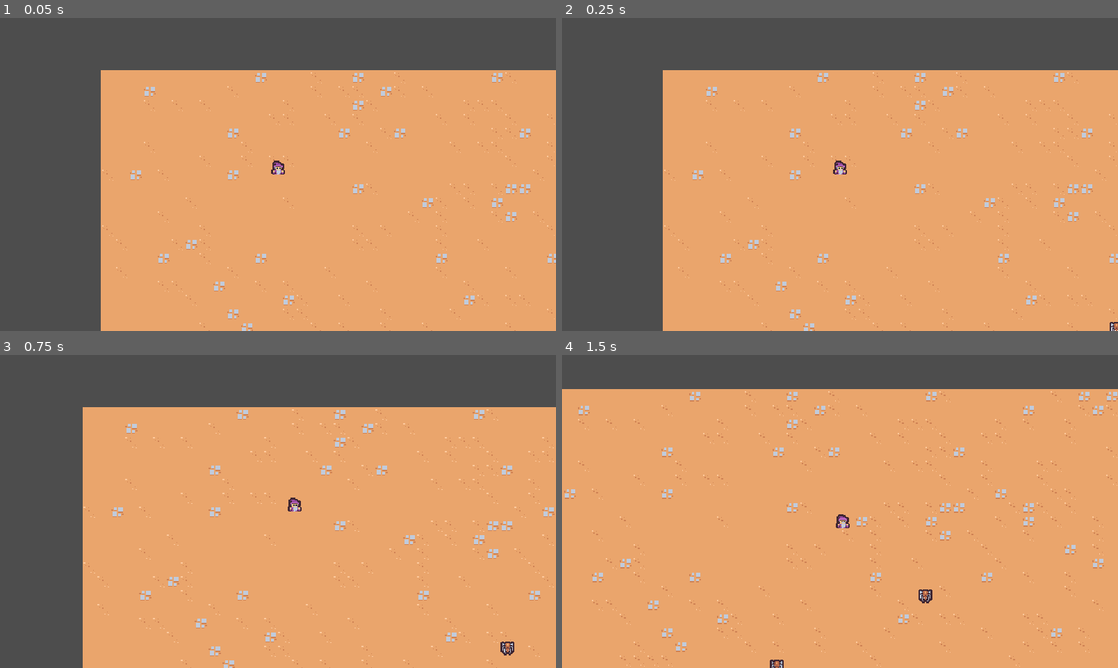
Above: before the commit, frames 1-4 (two rows, left to right).
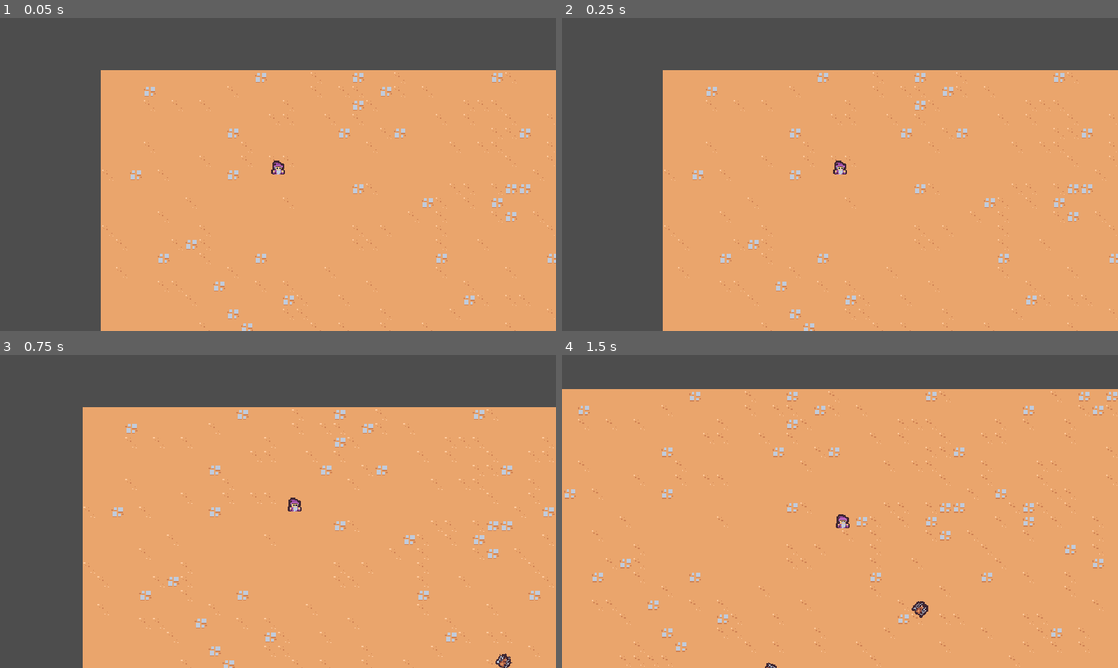
Above: after the commit, the same moments.

Repository: one19/asset-flib
Game: Godot game, scene res://scenes/main/main.tscn
The game is run twice, just before and just after one commit, with the same random seed, the same clock (stepped at 60 frames per second) and the same inputs.
Inputs:
- Up to frame 1 (0.05 s): no input
- Up to frame 2 (0.25 s): no input
- Up to frame 3 (0.75 s): hold D (our-move-right) from 0.53 s (still down)
- Up to frame 4 (1.5 s): release D (our-move-right) at 1.28 s; hold S (our-move-down) from 1.28 s (still down)

Frame 1 is identical in both runs. In frame 2, less than 0.1% of the frame differs, in the area x 98-100%, y 97-100%; in frame 3, 0.2%; in frame 4, 0.3%, in the area x 36-67%, y 74-100%.

Commit message:
:sparkles: add killing enemies with the sword.

Diff:
--- a/project.godot
+++ b/project.godot
@@ -50,6 +50,12 @@
 ]
 }
 
+[layer_names]
+
+2d_physics/layer_1="terrain"
+2d_physics/layer_2="player"
+2d_physics/layer_3="enemies"
+
 [rendering]
 
 textures/canvas_textures/default_texture_filter=0
--- a/scenes/abilities/swordAbility/controller.gd
+++ b/scenes/abilities/swordAbility/controller.gd
@@ -30,6 +30,15 @@
 		return aDistance < bDistance
 	)
 
+	# spawn the sword as a child of the player
 	var swordInstance = swordAbility.instantiate() as Node2D
 	player.get_parent().add_child(swordInstance)
-	swordInstance.global_position = enemies[0].global_position
+
+	# set the sword location somewhere randomly rotated around the nearest enemy
+	# and offset it by 4 pixels so it should generally hit them
+	var randomDistance = Vector2.RIGHT.rotated(randf_range(0, TAU) * 5)
+	swordInstance.global_position = enemies[0].global_position + randomDistance
+
+	# align the sword towards the enemy
+	var enemyDirection = enemies[0].global_position - swordInstance.global_position
+	swordInstance.rotation = enemyDirection.angle()
--- a/scenes/abilities/swordAbility/sword_ability.tscn
+++ b/scenes/abilities/swordAbility/sword_ability.tscn
@@ -44,6 +44,18 @@
 "method": &"queue_free"
 }]
 }
+tracks/3/type = "value"
+tracks/3/imported = false
+tracks/3/enabled = true
+tracks/3/path = NodePath("Area2D/CollisionShape2D:disabled")
+tracks/3/interp = 1
+tracks/3/loop_wrap = true
+tracks/3/keys = {
+"times": PackedFloat32Array(0, 0.2, 0.5),
+"transitions": PackedFloat32Array(1, 1, 1),
+"update": 1,
+"values": [true, false, true]
+}
 
 [sub_resource type="Animation" id="Animation_curwo"]
 length = 0.001
@@ -71,12 +83,26 @@
 "update": 0,
 "values": [Vector2(1, 1)]
 }
+tracks/2/type = "value"
+tracks/2/imported = false
+tracks/2/enabled = true
+tracks/2/path = NodePath("Area2D/CollisionShape2D:disabled")
+tracks/2/interp = 1
+tracks/2/loop_wrap = true
+tracks/2/keys = {
+"times": PackedFloat32Array(0),
+"transitions": PackedFloat32Array(1),
+"update": 1,
+"values": [true]
+}
 
 [sub_resource type="AnimationLibrary" id="AnimationLibrary_6gsjm"]
 _data = {
 "RESET": SubResource("Animation_curwo"),
 "swing": SubResource("Animation_1gy1d")
 }
+
+[sub_resource type="RectangleShape2D" id="RectangleShape2D_rg8un"]
 
 [node name="swordSwipe" type="Node2D"]
 
@@ -89,3 +115,13 @@
 [node name="Sprite2D" type="Sprite2D" parent="."]
 texture = ExtResource("1_0nbmd")
 offset = Vector2(2.08165e-12, -4)
+
+[node name="Area2D" type="Area2D" parent="."]
+collision_layer = 4
+collision_mask = 0
+
+[node name="CollisionShape2D" type="CollisionShape2D" parent="Area2D"]
+position = Vector2(12.5, 4)
+scale = Vector2(1.25, 1.5)
+shape = SubResource("RectangleShape2D_rg8un")
+disabled = true
--- a/scenes/spider/spider.gd
+++ b/scenes/spider/spider.gd
@@ -4,7 +4,8 @@
 
 # Called when the node enters the scene tree for the first time.
 func _ready():
-	pass # Replace with function body.
+	# get_node("area2D")
+	$Area2D.area_entered.connect(onAreaEntered)
 
 
 # Called every frame. 'delta' is the elapsed time since the previous frame.
@@ -13,9 +14,15 @@
 	velocity = direction * MAX_SPEED
 	move_and_slide()
 
+	rotation = direction.angle()
+
 
 func getDirectionToPlayer():
 	var playerNode = get_tree().get_first_node_in_group("player") as Node2D
 	if playerNode != null:
 		return (playerNode.global_position - global_position).normalized()
 	return Vector2.ZERO
+
+
+func onAreaEntered(_swordArea):
+	queue_free()
--- a/scenes/spider/spider.tscn
+++ b/scenes/spider/spider.tscn
@@ -1,7 +1,10 @@
-[gd_scene load_steps=4 format=3 uid="uid://bpngurnckcvyk"]
+[gd_scene load_steps=5 format=3 uid="uid://bpngurnckcvyk"]
 
 [ext_resource type="Script" path="res://scenes/spider/spider.gd" id="1_fs1b4"]
 [ext_resource type="Texture2D" uid="uid://etbsa837cb6a" path="res://scenes/spider/spider.png" id="2_ykf7y"]
+
+[sub_resource type="CircleShape2D" id="CircleShape2D_rt372"]
+radius = 12.0
 
 [sub_resource type="CircleShape2D" id="CircleShape2D_tv0j1"]
 radius = 8.0
@@ -10,6 +13,14 @@
 collision_layer = 0
 script = ExtResource("1_fs1b4")
 
+[node name="Area2D" type="Area2D" parent="."]
+collision_layer = 0
+collision_mask = 4
+
+[node name="CollisionShape2D" type="CollisionShape2D" parent="Area2D"]
+position = Vector2(2.08165e-12, -8.5)
+shape = SubResource("CircleShape2D_rt372")
+
 [node name="Sprite2D" type="Sprite2D" parent="."]
 texture = ExtResource("2_ykf7y")
 offset = Vector2(2.08165e-12, -8)
Not shown: 1 places in scenes/abilities/swordAbility/sword_ability.tscn that only renumber resources
